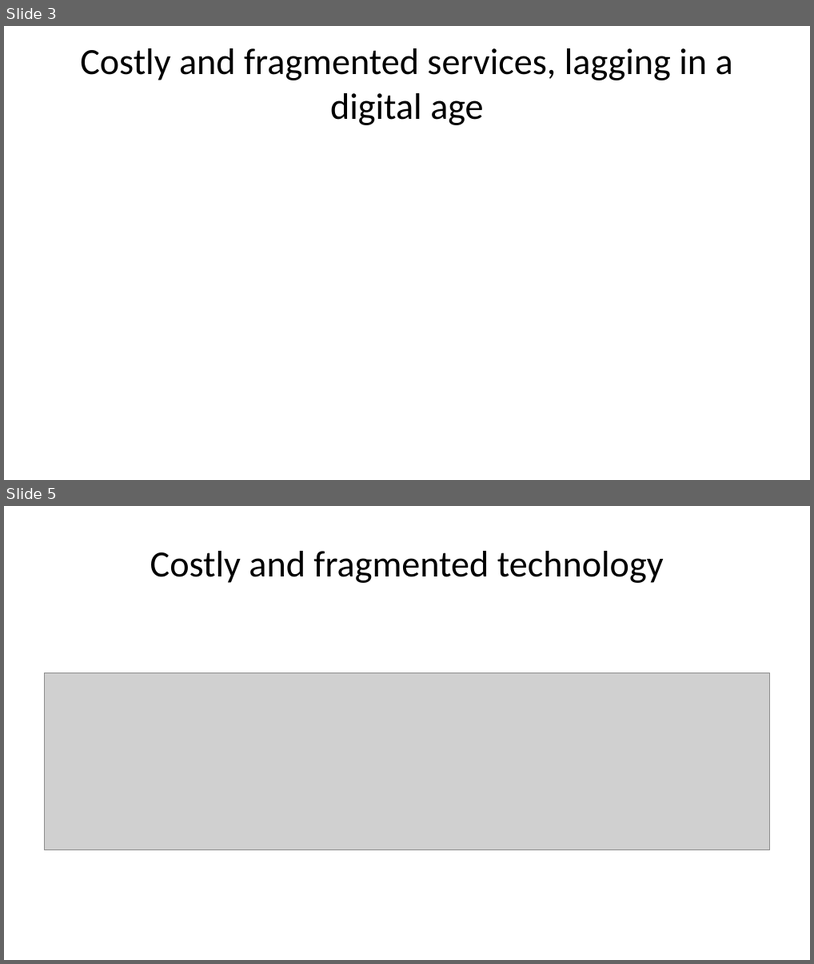
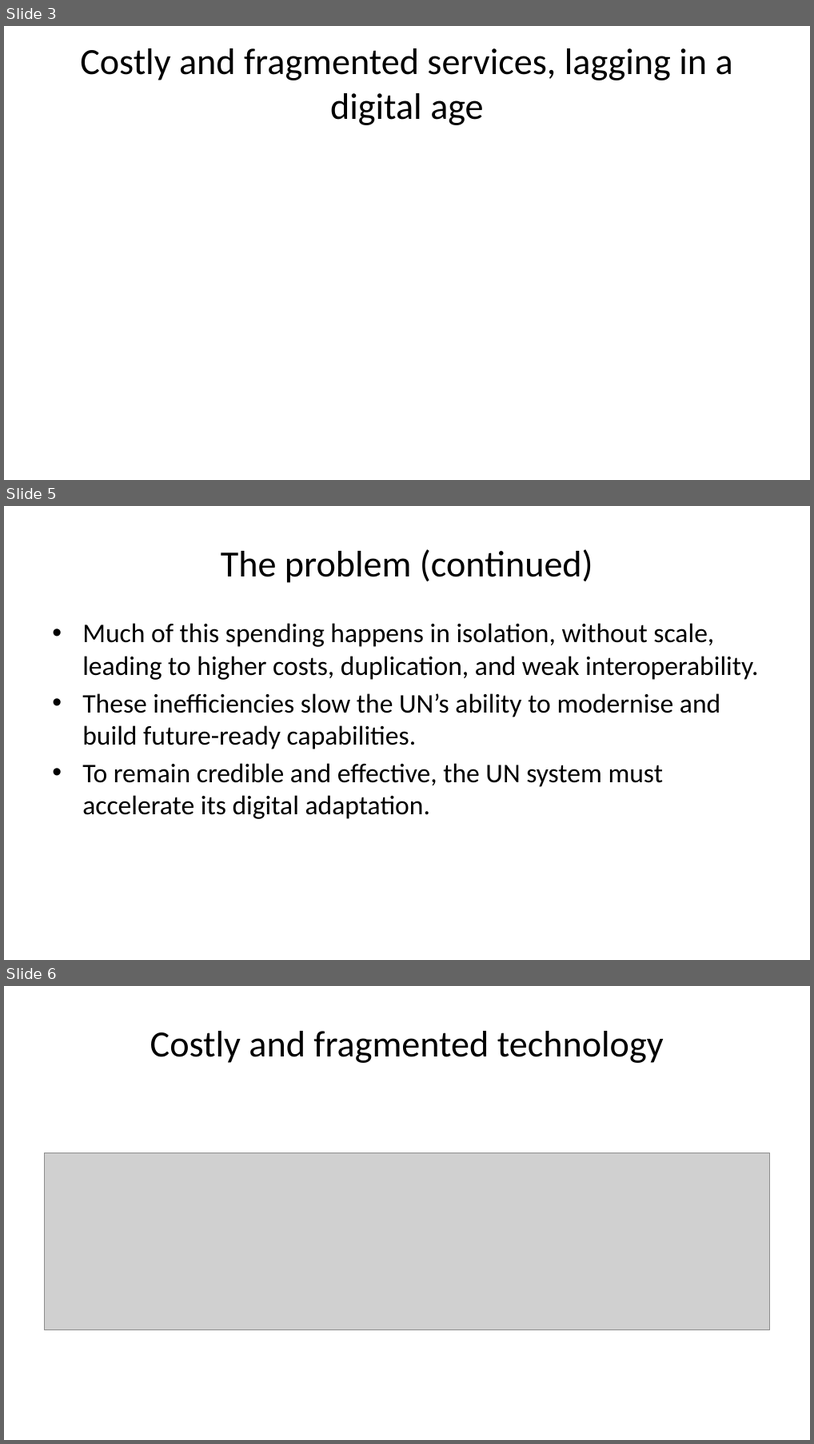
Before and after one commit to tamanh-oxford/capacity-development, a slide deck: data-frameworks/04-un-tech.pptx. Shown one above the other, each under a label of ours: slides 3 and 5 before the commit, slides 3, 5 and 6 after it; the slides between them are not shown. The pictures are 814x964 and 814x1444 pixels, drawn with LibreOffice and Linux fonts; fonts in the diff are those of the drawing; grey boxes stand for pictures. Boxes give left, top, right and bottom in pixels: in the first picture for what was removed or moved away, otherwise in the second. Text is boxed around its words. In the diff, an @@ line names an element or a change of style, - is before the commit and + after.

```diff
--- a/data-frameworks/04-un-tech.pptx
+++ b/data-frameworks/04-un-tech.pptx
@@ slide 5 added at (4, 506, 810, 960), background #FFFFFF @@
@@ title added at (221, 549, 594, 583), 33 pt, text #000000 @@
+The problem (continued)
@@ text added at (82, 623, 758, 819), 24 pt, text #000000 @@
+• Much of this spending happens in isolation, without scale, leading to higher costs, duplication, and weak interoperability.
+• These inefficiencies slow the UN’s ability to modernise and build future-ready capabilities.
+• To remain credible and effective, the UN system must accelerate its digital adaptation.
@@ what was slide 5 is now slide 6 @@
```
Also in this commit, not shown: 3 slides changed, 2 other slides added, 28 other files.
